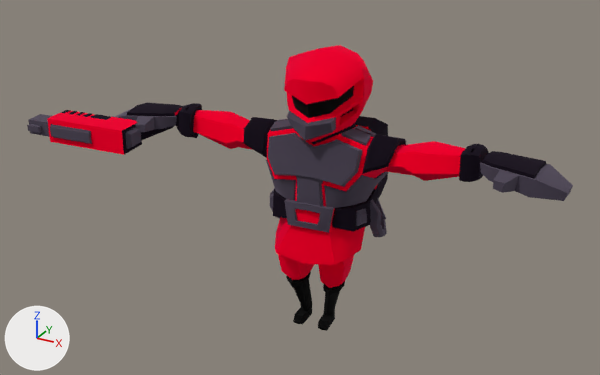
A saved change to the glTF model tools/castle-editor/data/project_templates/3d_fps_game/files/data/character/soldier1.gltf.
Rendered twice from a camera (50 mm lens) standing at (1.75, -3.44, 2.47) and looking at (-0.16, 0.02, 0.74). The lights are fixed; the arrows at lower left show +X, +Y and +Z. Where no turn or scale is listed for an object, it has been applied to the vertices. Vertices at the same position are counted once.
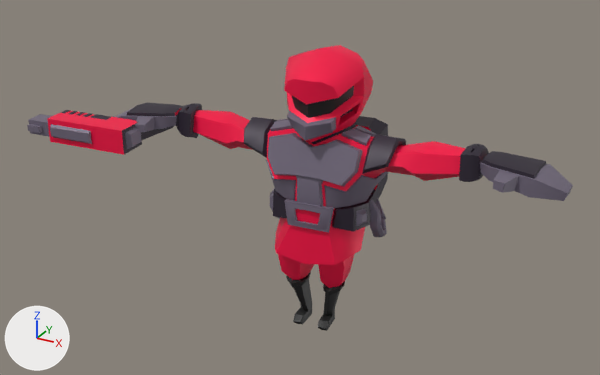
Where the change shows, as pixel boxes [x1, y1, x2, y2] in the pictures (600 x 375 px; the box of a moved part takes in the faces that stretch with it):
'Cube', surface changed
    both: [27, 45, 573, 331]
part 1 of me_cube_001, moved or reshaped
    both: [68, 111, 99, 118]
part 2 of me_cube_001, recoloured
    both: [286, 86, 354, 331]
part 3 of me_cube_001, recoloured
    both: [27, 108, 573, 237]
part 4 of me_cube_001, recoloured (black to grey)
    both: [61, 103, 546, 232]

Diff of the bpy script that builds the scene:
```diff
--- a/tools/castle-editor/data/project_templates/3d_fps_game/files/data/character/soldier1.gltf.py
+++ b/tools/castle-editor/data/project_templates/3d_fps_game/files/data/character/soldier1.gltf.py
@@ mat_material @@
 n0 = _N.new('ShaderNodeBsdfPrincipled'); n0.name = 'Principled BSDF'
-n0.inputs[1].default_value = 1.0  # 'Metallic'
-n0.inputs[2].default_value = 1.0  # 'Roughness'
+n0.inputs[1].default_value = 0.222  # 'Metallic'
 n1 = _N.new('ShaderNodeOutputMaterial'); n1.name = 'Material Output'
@@ me_cube_001 @@
 me_cube_001.from_pydata(...)  # 1580 vertices, 3144 faces; spans x -1.54..1.21, y -0.42..0.51, z -0.45..1.03
 # used by ob_cube; location = (-0.036, -0.043, 0.458)
+# me_cube_001 part 1
+# 154 faces are deleted
+# 154 new faces join them
+# me_cube_001 part 2: 280 faces spanning x -0.17..0.16, y -0.1..0.38, z -0.45..0.89 switch from mat_material_001 to mat_material
+# me_cube_001 part 3: 1108 faces spanning x -1.54..1.21, y -0.42..0.51, z 0.02..0.74 switch from mat_material_002 to mat_material
+# me_cube_001 part 4: 797 faces spanning x -1.41..1.07, y -0.35..0.51, z 0.15..0.66 switch from mat_material_003 to mat_material
```
